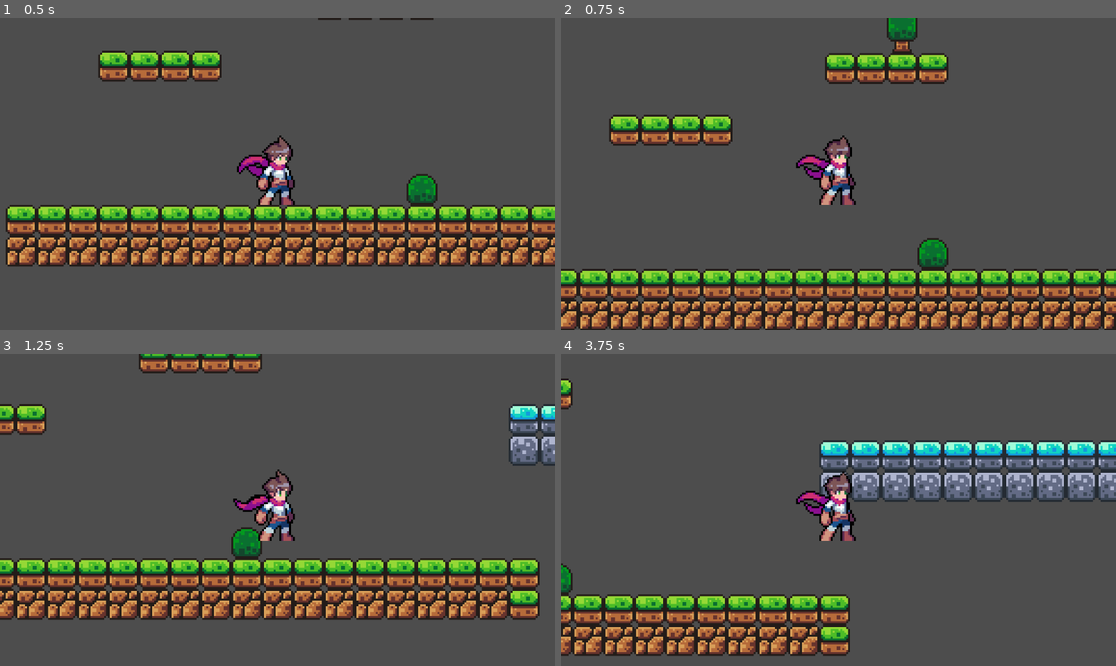
Above: before the commit, frames 1-4 (two rows, left to right).
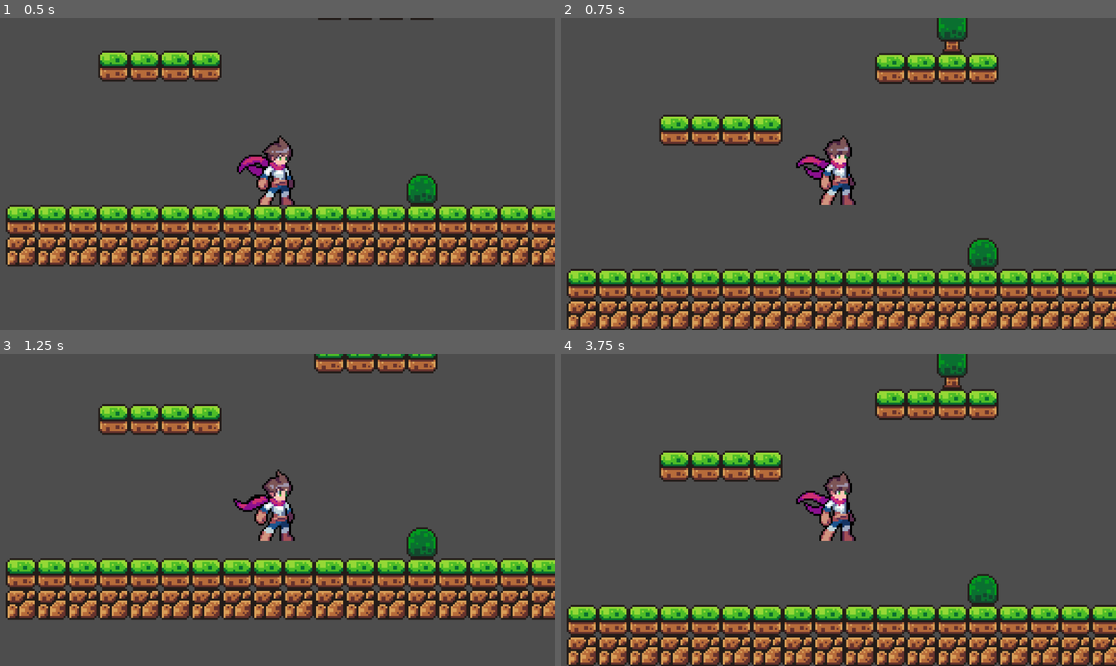
Above: after the commit, the same moments.

Repository: gtiago-skl/project-valyra
Game: Godot game, scene res://scenes/game.tscn
The game is run twice, just before and just after one commit, with the same random seed, the same clock (stepped at 60 frames per second) and the same inputs.
Inputs:
- Up to frame 1 (0.5 s): no input
- Up to frame 2 (0.75 s): hold Right (ui_right) from 0.53 s (still down); tap Space (jump) at 0.6 s
- Up to frame 3 (1.25 s): keep holding Right (ui_right); tap Space (jump) at 0.77, 1.07 s
- Up to frame 4 (3.75 s): tap Space (jump) at 1.35, 1.52, 1.82, 2.1, 2.85, 3.02, 3.32, 3.6 s; release Right (ui_right) at 2.03 s; hold Left (ui_left) 2.03-2.78 s; hold Right (ui_right) from 2.78 s (still down)

Frame 1 is identical in both runs. In frame 2, 19% of the frame differs, in the area x 0-100%, y 0-100%; in frame 3, 21%; in frame 4, 34%.

Commit message:
added run animation

Diff:
--- a/project.godot
+++ b/project.godot
@@ -22,6 +22,16 @@
 "events": [Object(InputEventKey,"resource_local_to_scene":false,"resource_name":"","device":-1,"window_id":0,"alt_press …(191 unchanged characters)…
 ]
 }
+move_left={
+"deadzone": 0.2,
+"events": [Object(InputEventKey,"resource_local_to_scene":false,"resource_name":"","device":-1,"window_id":0,"alt_pressed":false,"shift_pressed":false,"ctrl_pressed":false,"meta_pressed":false,"pressed":false,"keycode":0,"physical_keycode":65,"key_label":0,"unicode":97,"location":0,"echo":false,"script":null)
+]
+}
+move_right={
+"deadzone": 0.2,
+"events": [Object(InputEventKey,"resource_local_to_scene":false,"resource_name":"","device":-1,"window_id":0,"alt_pressed":false,"shift_pressed":false,"ctrl_pressed":false,"meta_pressed":false,"pressed":false,"keycode":0,"physical_keycode":68,"key_label":0,"unicode":100,"location":0,"echo":false,"script":null)
+]
+}
 
 [physics]
 
--- a/scenes/player.tscn
+++ b/scenes/player.tscn
@@ -43,6 +43,46 @@
 atlas = ExtResource("1_3vyb7")
 region = Rect2(1152, 128, 128, 128)
 
+[sub_resource type="AtlasTexture" id="AtlasTexture_d2wvv"]
+atlas = ExtResource("1_3vyb7")
+region = Rect2(0, 768, 128, 128)
+
+[sub_resource type="AtlasTexture" id="AtlasTexture_3v2ag"]
+atlas = ExtResource("1_3vyb7")
+region = Rect2(128, 768, 128, 128)
+
+[sub_resource type="AtlasTexture" id="AtlasTexture_jej6c"]
+atlas = ExtResource("1_3vyb7")
+region = Rect2(256, 768, 128, 128)
+
+[sub_resource type="AtlasTexture" id="AtlasTexture_f1ej7"]
+atlas = ExtResource("1_3vyb7")
+region = Rect2(384, 768, 128, 128)
+
+[sub_resource type="AtlasTexture" id="AtlasTexture_oprun"]
+atlas = ExtResource("1_3vyb7")
+region = Rect2(512, 768, 128, 128)
+
+[sub_resource type="AtlasTexture" id="AtlasTexture_a8ls1"]
+atlas = ExtResource("1_3vyb7")
+region = Rect2(640, 768, 128, 128)
+
+[sub_resource type="AtlasTexture" id="AtlasTexture_qfm1y"]
+atlas = ExtResource("1_3vyb7")
+region = Rect2(768, 768, 128, 128)
+
+[sub_resource type="AtlasTexture" id="AtlasTexture_fulsm"]
+atlas = ExtResource("1_3vyb7")
+region = Rect2(896, 768, 128, 128)
+
+[sub_resource type="AtlasTexture" id="AtlasTexture_4r5pv"]
+atlas = ExtResource("1_3vyb7")
+region = Rect2(1024, 768, 128, 128)
+
+[sub_resource type="AtlasTexture" id="AtlasTexture_60mlk"]
+atlas = ExtResource("1_3vyb7")
+region = Rect2(1152, 768, 128, 128)
+
 [sub_resource type="SpriteFrames" id="SpriteFrames_d2wvv"]
 animations = [{
 "frames": [{
@@ -77,7 +117,42 @@
 "texture": SubResource("AtlasTexture_y4r1p")
 }],
 "loop": true,
-"name": &"default",
+"name": &"idle",
+"speed": 10.0
+}, {
+"frames": [{
+"duration": 1.0,
+"texture": SubResource("AtlasTexture_d2wvv")
+}, {
+"duration": 1.0,
+"texture": SubResource("AtlasTexture_3v2ag")
+}, {
+"duration": 1.0,
+"texture": SubResource("AtlasTexture_jej6c")
+}, {
+"duration": 1.0,
+"texture": SubResource("AtlasTexture_f1ej7")
+}, {
+"duration": 1.0,
+"texture": SubResource("AtlasTexture_oprun")
+}, {
+"duration": 1.0,
+"texture": SubResource("AtlasTexture_a8ls1")
+}, {
+"duration": 1.0,
+"texture": SubResource("AtlasTexture_qfm1y")
+}, {
+"duration": 1.0,
+"texture": SubResource("AtlasTexture_fulsm")
+}, {
+"duration": 1.0,
+"texture": SubResource("AtlasTexture_4r5pv")
+}, {
+"duration": 1.0,
+"texture": SubResource("AtlasTexture_60mlk")
+}],
+"loop": true,
+"name": &"run",
 "speed": 10.0
 }]
 
@@ -85,12 +160,13 @@
 
 [node name="Player" type="CharacterBody2D" unique_id=364319001]
 script = ExtResource("1_g2els")
+jump_duration = null
 
 [node name="AnimatedSprite2D" type="AnimatedSprite2D" parent="." unique_id=1910062029]
 sprite_frames = SubResource("SpriteFrames_d2wvv")
-autoplay = "default"
-frame = 9
-frame_progress = 1.0
+animation = &"run"
+autoplay = "idle"
+frame_progress = 0.2199683
 
 [node name="CollisionShape2D" type="CollisionShape2D" parent="." unique_id=1006907502]
 position = Vector2(0, 6)
--- a/scripts/player.gd
+++ b/scripts/player.gd
@@ -6,12 +6,31 @@
 
 #States would help for more advanced mechanics such as double jump, etc
 enum JumpState {READY, JUMPING, FALLING}
+enum MovementState {IDLE, RUNNING}
+var current_movement_state: MovementState = MovementState.IDLE
 var current_jump_state: JumpState = JumpState.READY
 var elapsed_jump_time: float = 0.0 #Can use a timer and timeout signal instead
 
 @export var jump_duration: float = 0.25
+@onready var anim = $AnimatedSprite2D
 
 var gravity = ProjectSettings.get_setting("physics/2d/default_gravity")
+
+func _handle_player_state(direction):
+	if direction:
+		velocity.x = direction * SPEED
+		current_movement_state = MovementState.RUNNING
+	else:
+		velocity.x = move_toward(velocity.x, 0, SPEED)
+		current_movement_state = MovementState.IDLE
+
+
+
+func _handle_animations():
+	if current_movement_state == MovementState.IDLE:
+		anim.play("idle")
+	elif current_movement_state == MovementState.RUNNING:
+		anim.play("run")
 
 
 func _handle_jumping_state(delta):
@@ -52,11 +71,10 @@
 			velocity.y = JUMP_VELOCITY
 
 	# Get the input direction and handle the movement/deceleration.
-	# As good practice, you should replace UI actions with custom gameplay actions.
-	var direction := Input.get_axis("ui_left", "ui_right")
-	if direction:
-		velocity.x = direction * SPEED
-	else:
-		velocity.x = move_toward(velocity.x, 0, SPEED)
+	var direction := Input.get_axis("move_left", "move_right")
+	_handle_player_state(direction)
+
+	_handle_player_state(direction)
+	_handle_animations()
 
 	move_and_slide()
